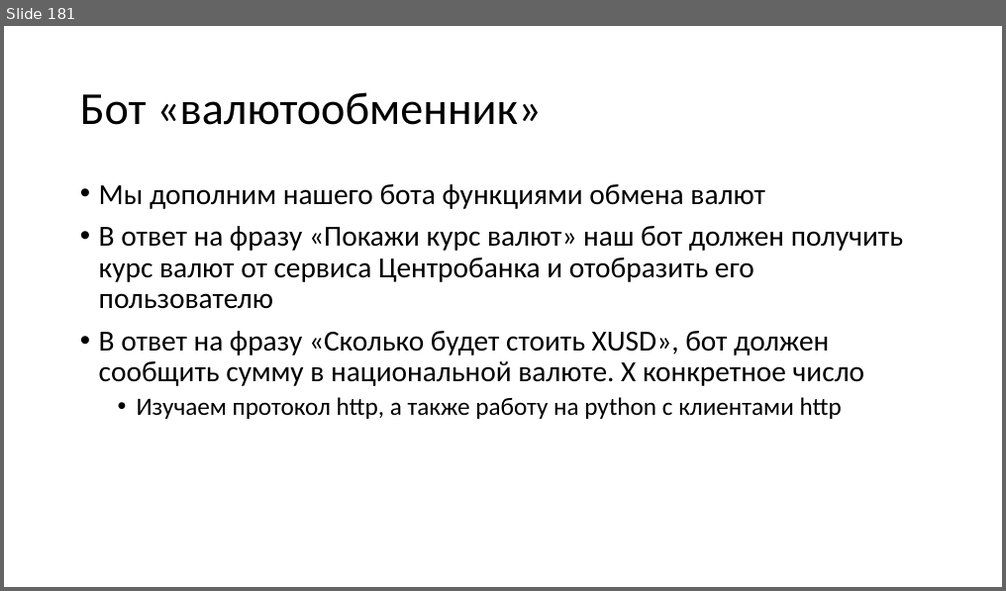
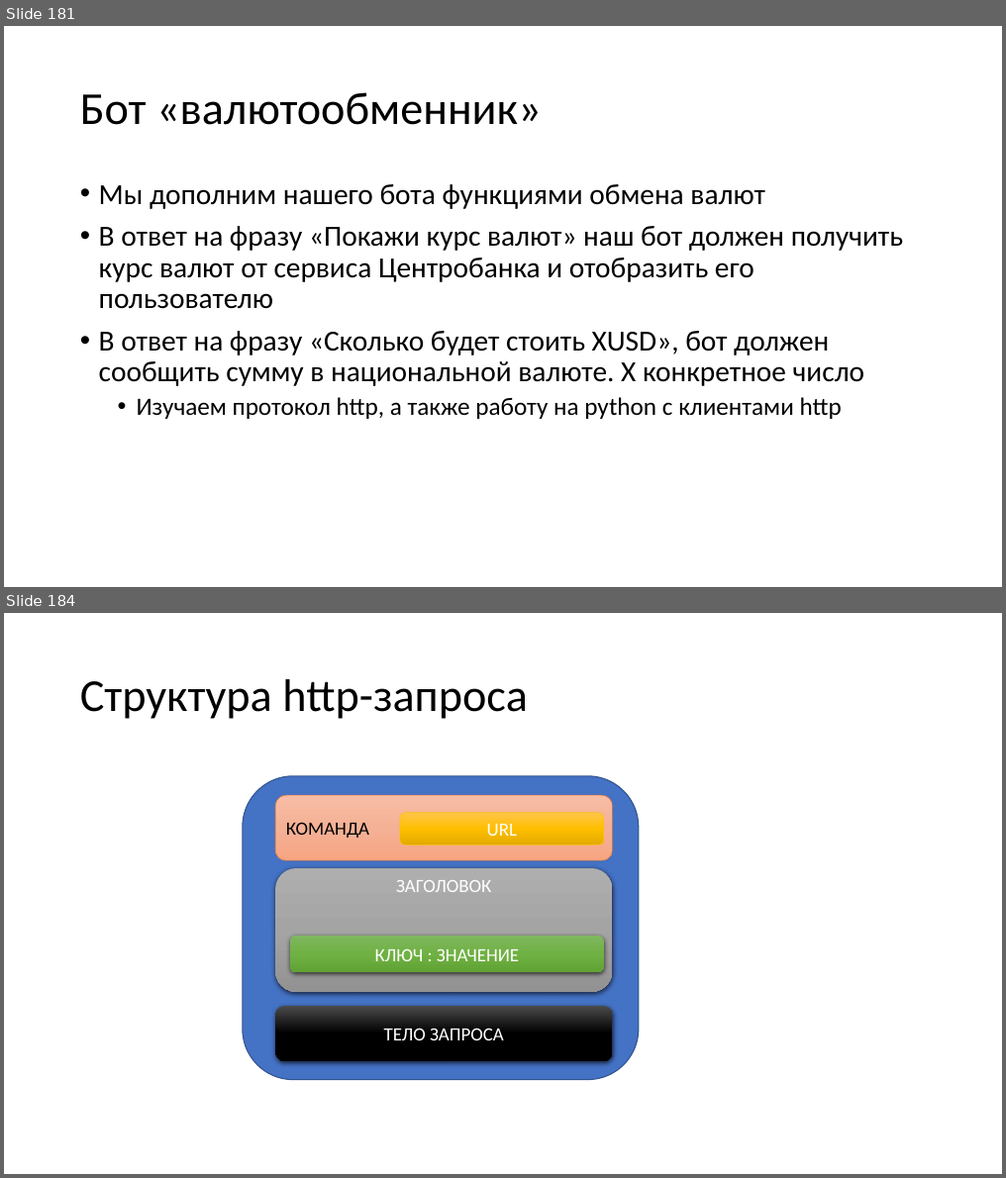
Before and after one commit to paveltsytovich/telegram-course, a slide deck: Presentation/Разработка ботов для телеграмм на Python.pptx. Shown one above the other, each under a label of ours: slide 181 before the commit, slides 181 and 184 after it; the slides between them are not shown. The pictures are 1006x591 and 1006x1178 pixels, drawn with LibreOffice and Linux fonts; fonts in the diff are those of the drawing. Boxes give left, top, right and bottom in pixels: in the first picture for what was removed or moved away, otherwise in the second. Text is boxed around its words. In the diff, an @@ line names an element or a change of style, - is before the commit and + after.

Commit message:
Начало по http-протоколу

```diff
--- a/Presentation/Разработка ботов для телеграмм на Python.pptx
+++ b/Presentation/Разработка ботов для телеграмм на Python.pptx
@@ slide 184 added at [4,613,1002,1174], background #FFFFFF @@
@@ title added at [80,679,527,719], 44 pt, text #000000 @@
+Структура http-запроса
@@ group added at [243,776,639,1080]: 6 rounded rectangles @@
+КОМАНДА
+URL
+ЗАГОЛОВОК
+КЛЮЧ : ЗНАЧЕНИЕ
+ТЕЛО ЗАПРОСА
```
Also in this commit, not shown: 9 other slides added.
